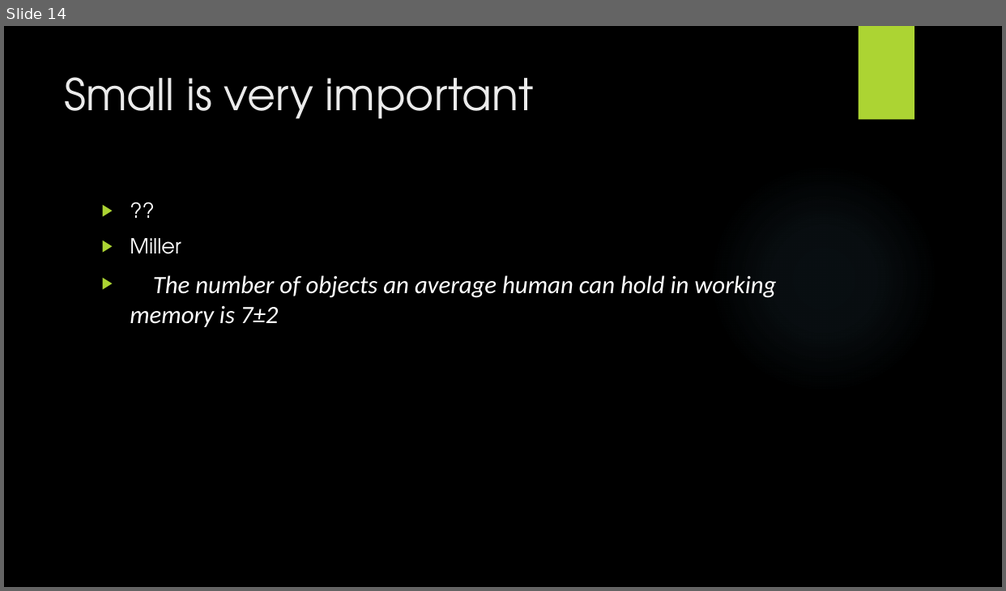
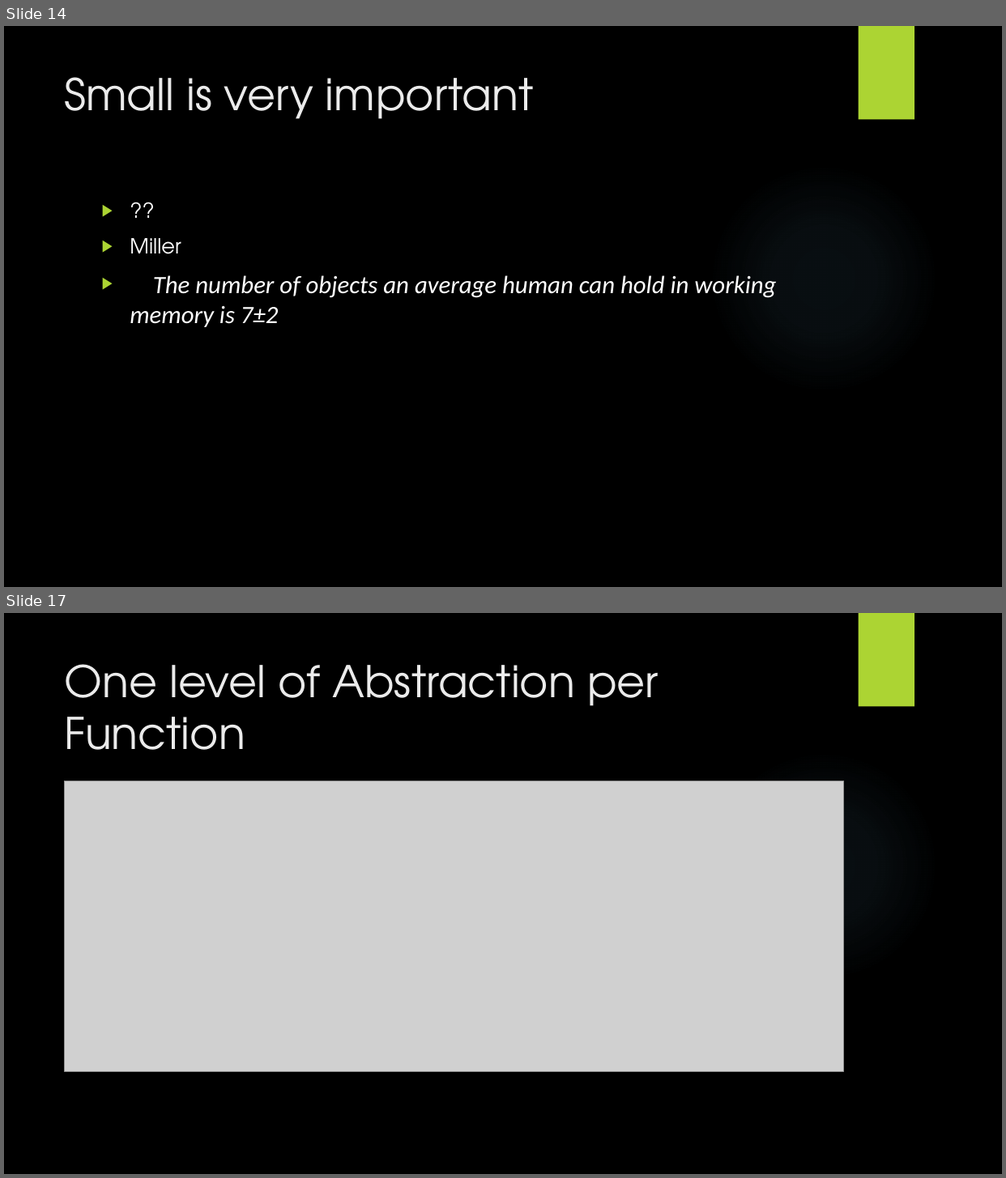
Before and after one commit to wanglifeng/PPT, a slide deck: Clean Code.pptx. Shown one above the other, each under a label of ours: slide 14 before the commit, slides 14 and 17 after it; the slides between them are not shown. The pictures are 1006x591 and 1006x1178 pixels, drawn with LibreOffice and Linux fonts; fonts in the diff are those of the drawing; grey boxes stand for pictures; background and template pictures are left out. Boxes give left, top, right and bottom in pixels: in the first picture for what was removed or moved away, otherwise in the second. Text is boxed around its words. In the diff, an @@ line names an element or a change of style, - is before the commit and + after.

```diff
--- a/Clean Code.pptx
+++ b/Clean Code.pptx
@@ slide 17 added at (4,613,1002,1174), background picture (left out); not listed: 2 template elements that a slide beside it also shows @@
@@ title added at (65,664,658,750), 42 pt, text #EBEBEB @@
+One level of Abstraction per Function
@@ picture added at (65,781,844,1072) @@
```
Also in this commit, not shown: 4 slides changed, 12 other slides added.
